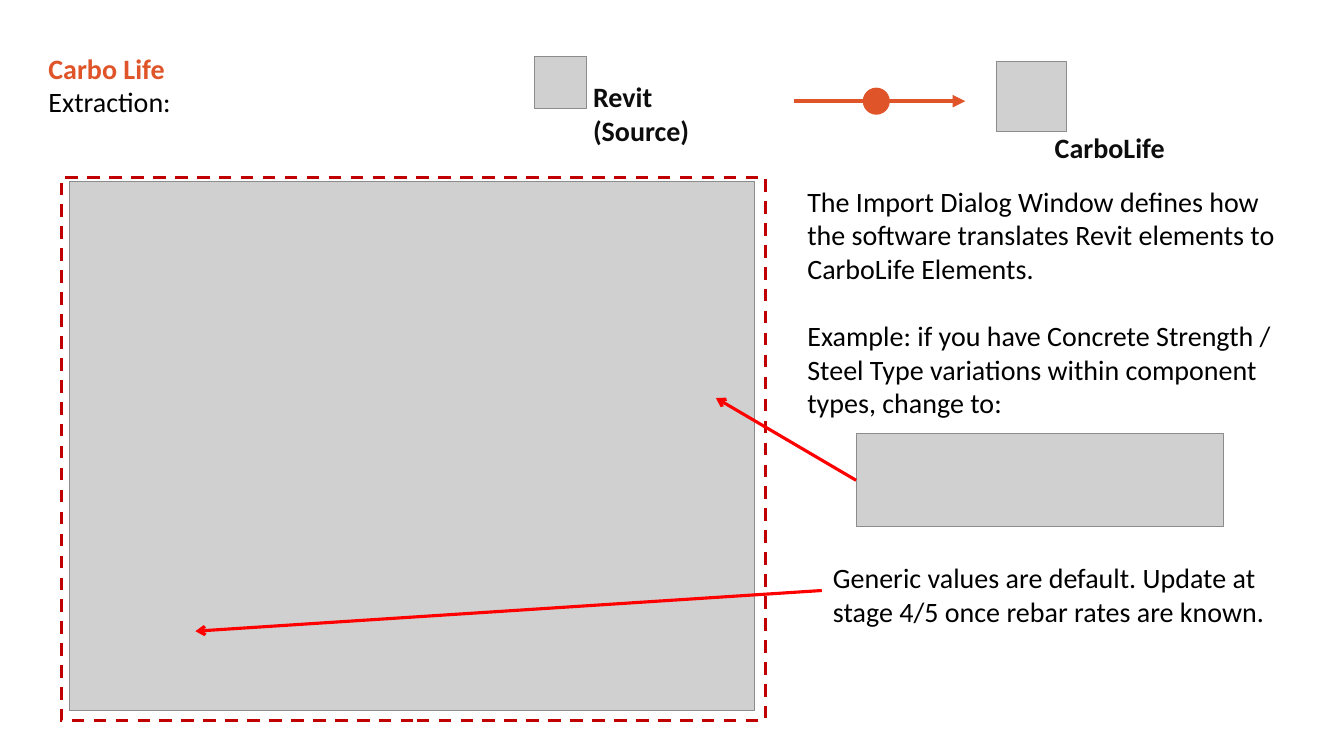
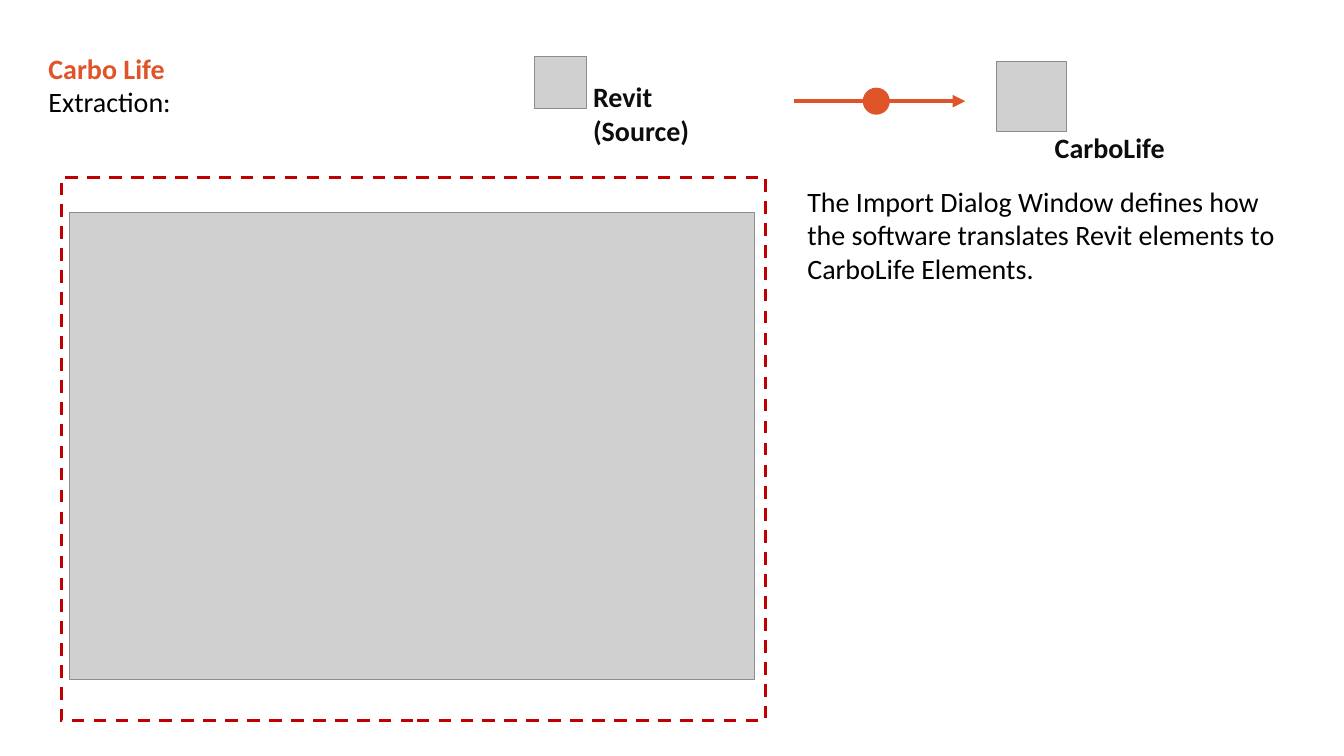
Before and after one commit to DavidVeld/CarboLifeCalc, a slide deck: slide 14 of CarboLifeCalc/Resources/DV_CarboCalcReporting.pptx. Drawn at 1344x756 pixels with LibreOffice and Linux fonts; fonts in the diff are those of the drawing; grey boxes stand for pictures. Boxes give left, top, right and bottom in pixels: in the first picture for what was removed or moved away, otherwise in the second. Text is boxed around its words. In the diff, an @@ line names an element or a change of style, - is before the commit and + after.

```diff
--- a/CarboLifeCalc/Resources/DV_CarboCalcReporting.pptx
+++ b/CarboLifeCalc/Resources/DV_CarboCalcReporting.pptx
@@ picture resized from (x1=70, y1=181, x2=754, y2=710) to (x1=70, y1=213, x2=754, y2=680) @@
@@ text at (x1=807, y1=326, x2=1257, y2=418): paragraph removed @@
-Example: if you have Concrete Strength / Steel Type variations within component types, change to:
@@ arrow removed from (856, 480) to (716, 398) @@
@@ picture removed at (x1=856, y1=434, x2=1223, y2=527) @@
@@ text removed at (x1=833, y1=568, x2=1264, y2=627) @@
-Generic values are default. Update at stage 4/5 once rebar rates are known.
@@ arrow removed from (822, 591) to (196, 631) @@
```
Also in this commit, not shown: 6 other slides changed, 34 other files.
